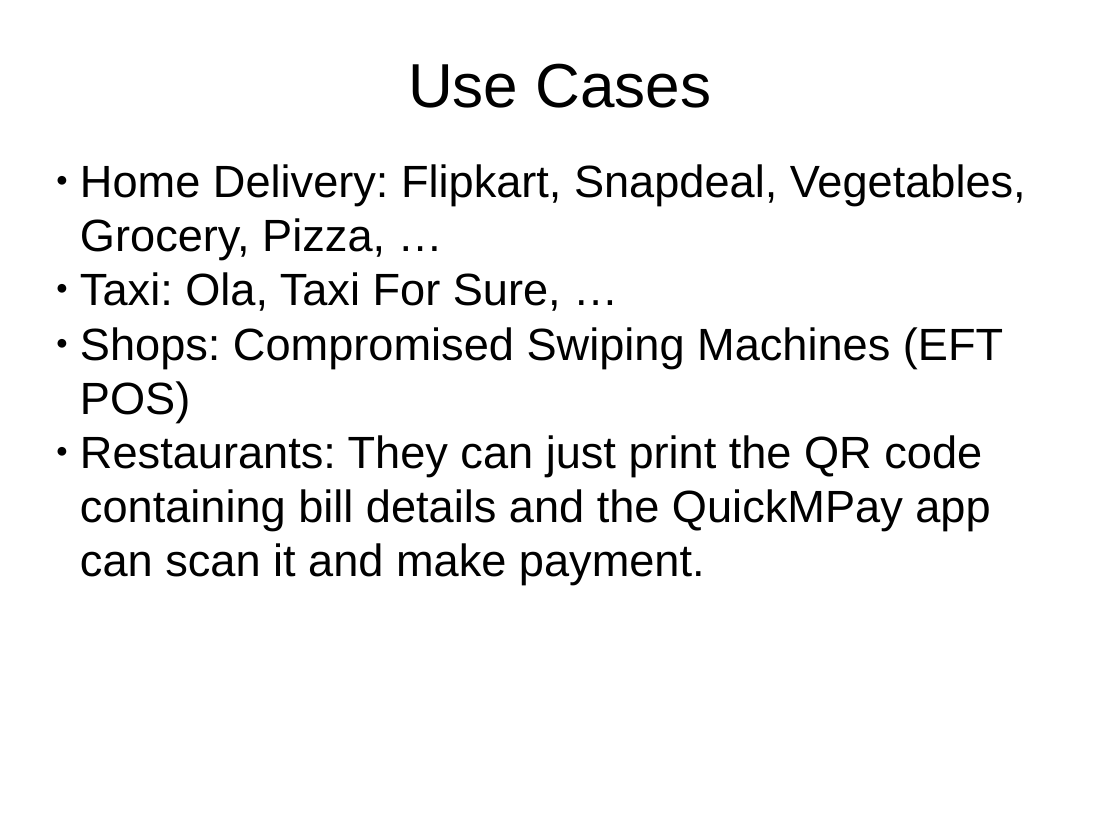
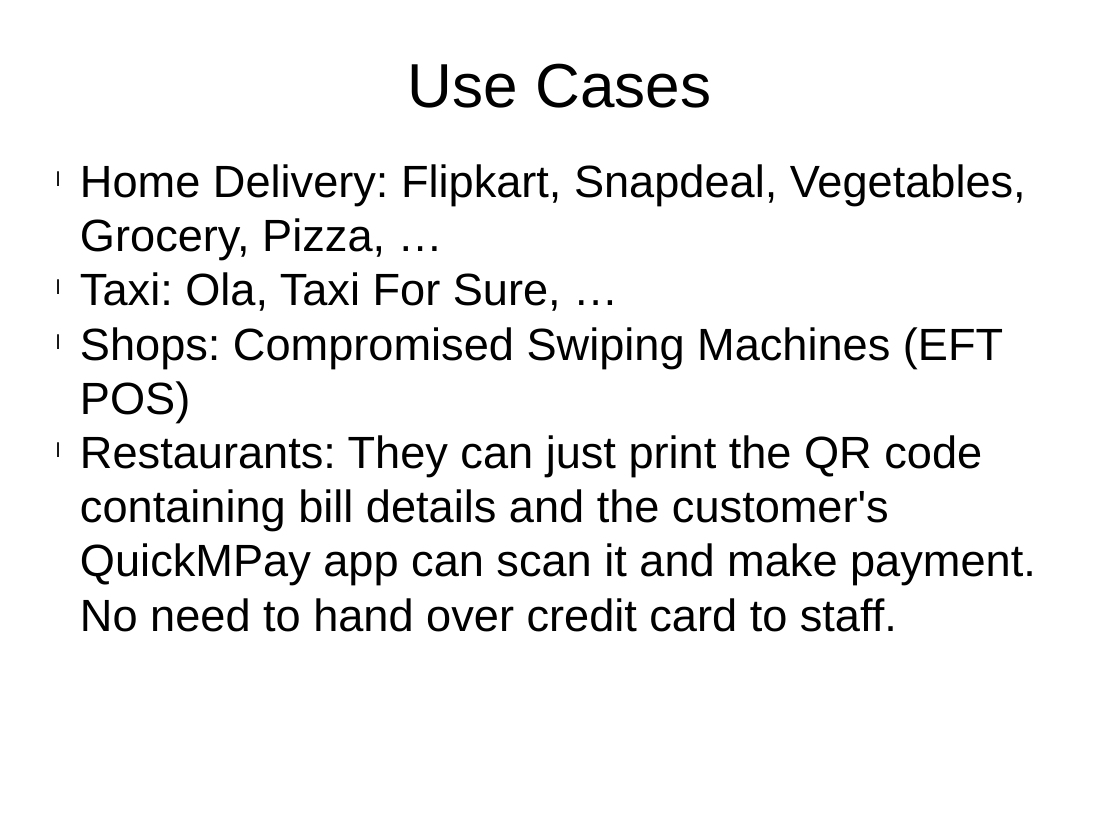
Before and after one commit to klonikar/klonikar.github.io, a slide deck: slide 7 of QuickMPay.pptx. Drawn at 1120x840 pixels with LibreOffice and Linux fonts; fonts in the diff are those of the drawing. Boxes give left, top, right and bottom in pixels: in the first picture for what was removed or moved away, otherwise in the second. Text is boxed around its words. In the diff, an @@ line names an element or a change of style, - is before the commit and + after.

Commit message:
Added presentation

```diff
--- a/QuickMPay.pptx
+++ b/QuickMPay.pptx
@@ text at <box>80,435,1036,632</box>: text changed @@
-● Restaurants: They can just print the QR code containing bill details and the QuickMPay app can scan it and make payment.
+l Restaurants: They can just print the QR code containing bill details and the customer's QuickMPay app can scan it and make payment. No need to hand over credit card to staff.
```
Also in this commit, not shown: 6 other slides changed.
